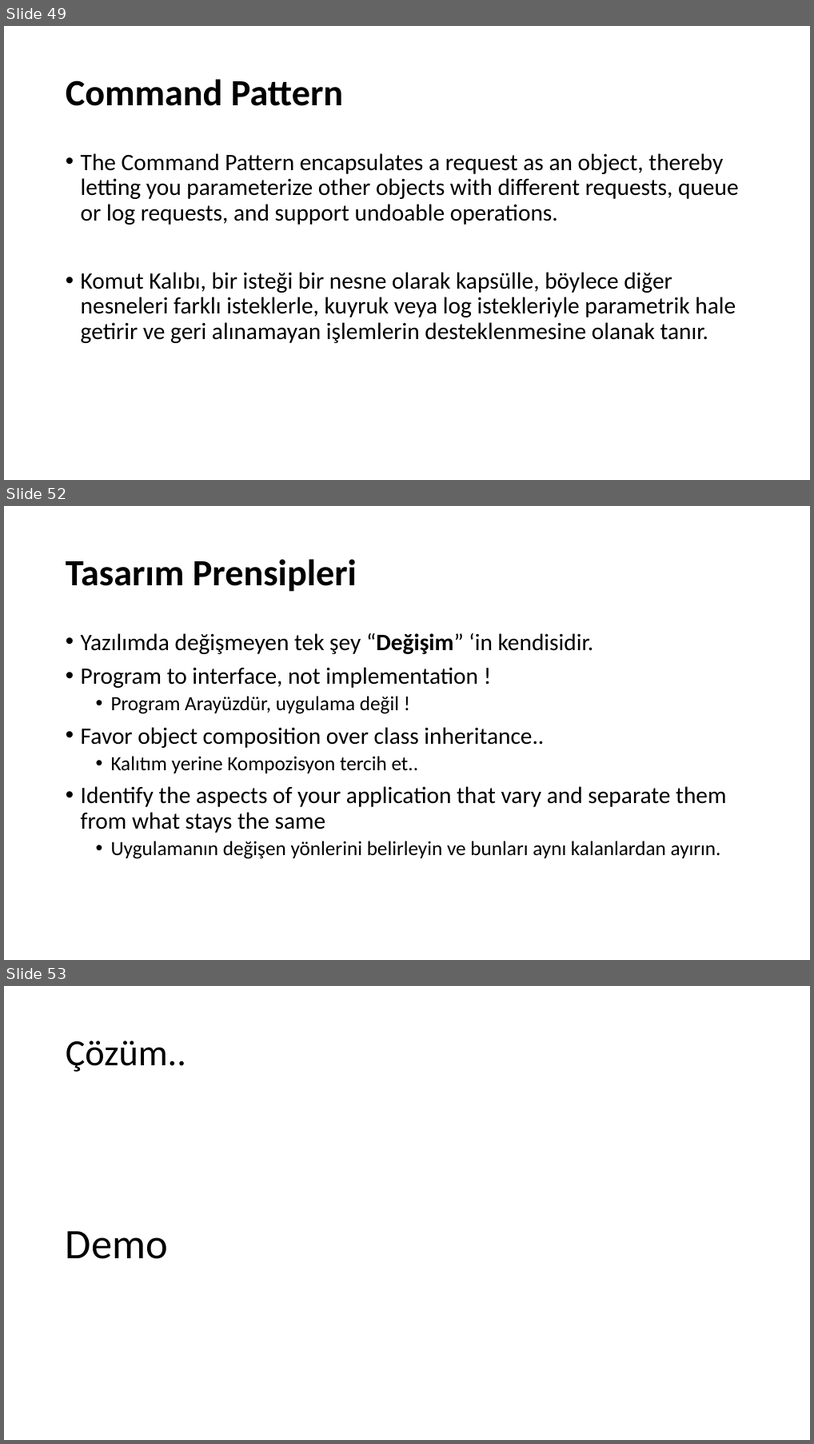
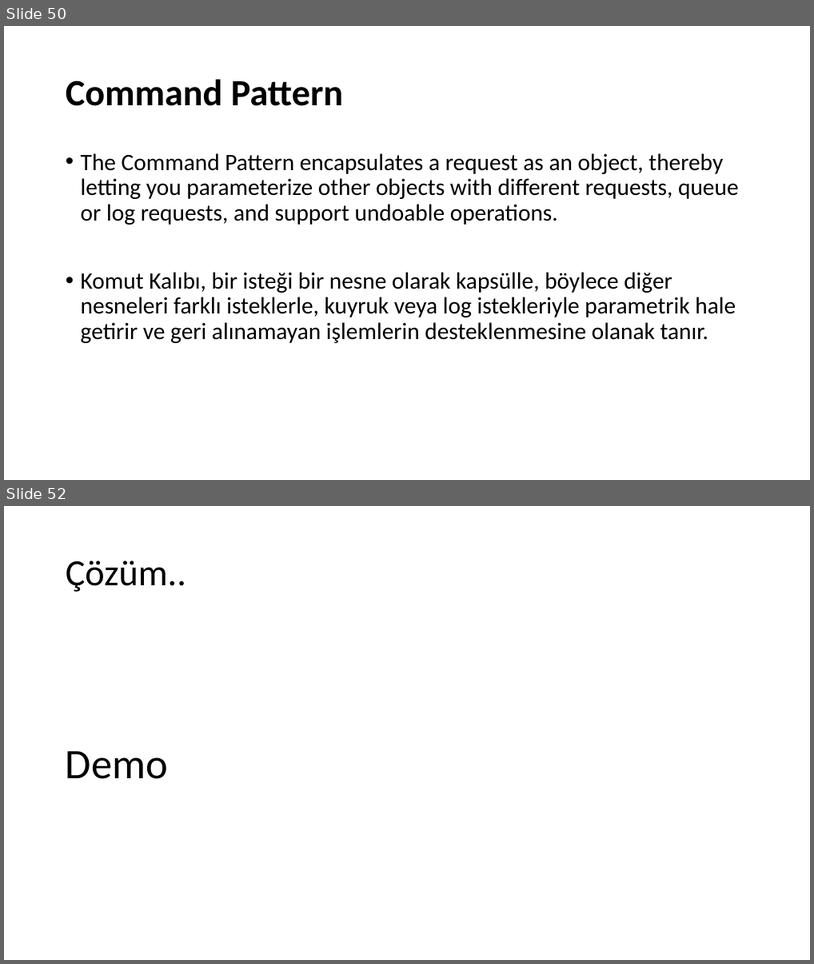
Before and after one commit to umiitkose/DesignPattern-Umiitkose, a slide deck: Tasarımdesenleri.pptx. Shown one above the other, each under a label of ours: slides 49, 52 and 53 before the commit, slides 50 and 52 after it; the slides between them are not shown. The pictures are 814x1444 and 814x964 pixels, drawn with LibreOffice and Linux fonts; fonts in the diff are those of the drawing. Boxes give left, top, right and bottom in pixels: in the first picture for what was removed or moved away, otherwise in the second. Text is boxed around its words. In the diff, an @@ line names an element or a change of style, - is before the commit and + after.

```diff
--- a/Tasarımdesenleri.pptx
+++ b/Tasarımdesenleri.pptx
@@ slide 52 removed at (4,506,810,960), background #FFFFFF @@
@@ title removed at (66,559,357,592) @@
-Tasarım Prensipleri
@@ text removed at (81,633,726,859) @@
-• Yazılımda değişmeyen tek şey “Değişim” ‘in kendisidir.
-• Program to interface, not implementation !
-  • Program Arayüzdür, uygulama değil !
-• Favor object composition over class inheritance..
-  • Kalıtım yerine Kompozisyon tercih et..
-• Identify the aspects of your application that vary and separate them from what stays the same
-  • Uygulamanın değişen yönlerini belirleyin ve bunları aynı kalanlardan ayırın.
@@ what was slide 49 is now slide 50 @@
@@ what was slide 53 is now slide 52 @@
```
Also in this commit, not shown: 3 slides changed, 20 slides added, 2 other slides removed.
